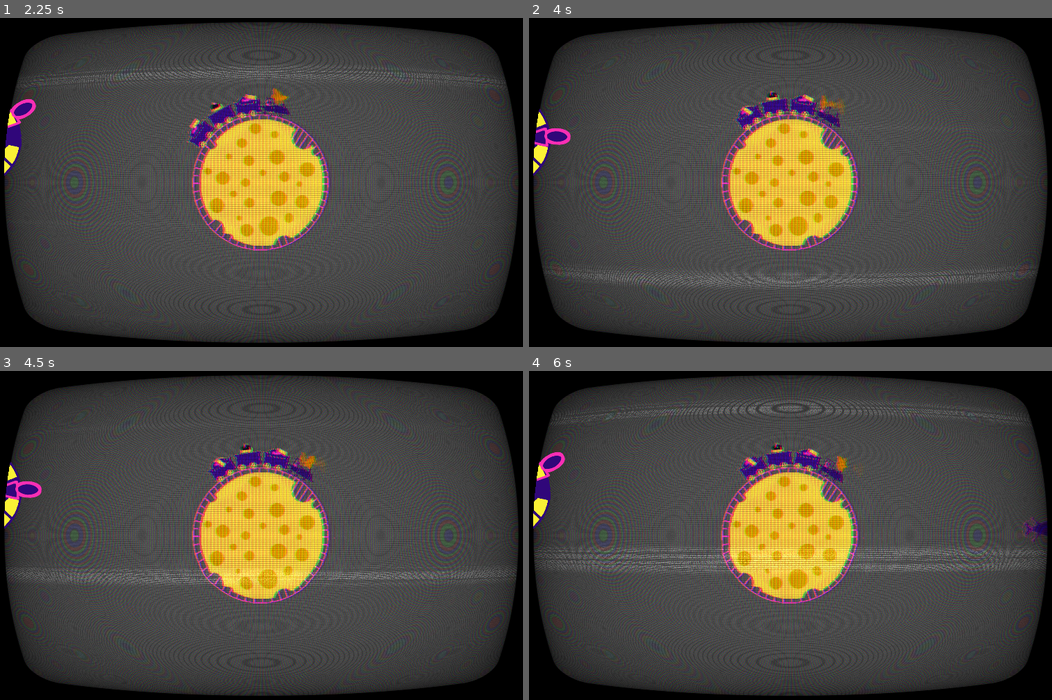
Above: before the commit, frames 1-4 (two rows, left to right).
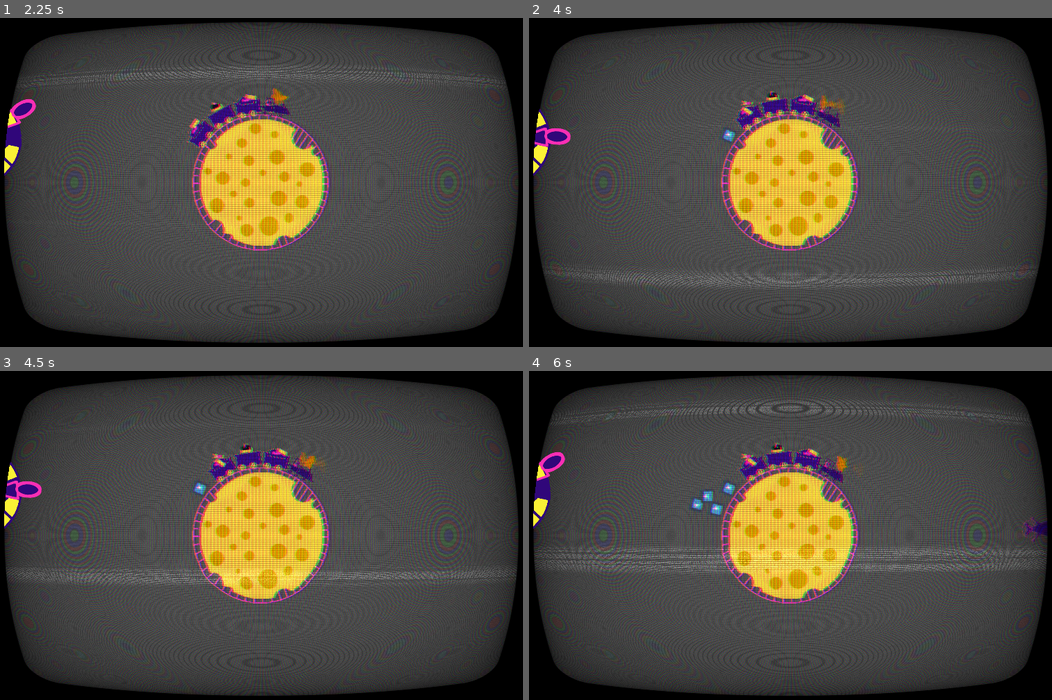
Above: after the commit, the same moments.

Repository: emmdie/MoonGame
Game: Godot game, scene res://scene/Levels/Level.tscn
Same seed, same stepped clock (60 frames per second), same inputs: the game is played once before the commit and once after it. The engine's default icon, where the game draws it, is replaced by a stand-in: a white triangle on a blue panel in a dark square.
Inputs (mouse positions are in pixels of both pictures, inside the frame that each line leads up to):
- Up to frame 1 (2.25 s): move the mouse to (381, 166) at 0.52 s; hold W (speed_up) 0.53-1.28 s; click (381, 166) at 0.6 s; move the mouse to (151, 198) at 1.27 s; hold Down (speed_down) 1.28-2.03 s; tap 1 (select_cart1) at 1.35 s; click (151, 198) at 1.55 s; move the mouse to (319, 106) at 2.02 s; hold W (speed_up) from 2.03 s (still down); tap 2 (select_cart2) at 2.1 s
- Up to frame 2 (4 s): click (848, 106) at 2.3 s; move the mouse to (764, 251) at 2.77 s; tap 3 (select_cart3) at 2.85 s; click (764, 251) at 3.05 s; move the mouse to (957, 235) at 3.52 s; release W (speed_up) at 3.53 s; hold Down (speed_down) from 3.53 s (still down); tap 4 (select_cart4) at 3.6 s; click (957, 235) at 3.8 s
- Up to frame 3 (4.5 s): keep holding Down (speed_down); move the mouse to (94, 482) at 4.27 s; tap 5 (select_cart5) at 4.35 s
- Up to frame 4 (6 s): click (623, 482) at 4.55 s; move the mouse to (816, 535) at 5.02 s; click (816, 535) at 5.1 s; move the mouse to (706, 449) at 5.77 s; release Down (speed_down) at 5.78 s; hold W (speed_up) from 5.78 s (still down); click (706, 449) at 5.85 s

Frame 1 is identical in both runs. In frame 2, less than 0.1% of the frame differs, in the area x 36-65%, y 25-51%; in frame 3, less than 0.1%; in frame 4, 0.3%, in the area x 30-65%, y 25-51%.

Commit message:
add positioning rotated bullets in scene

Diff:
--- a/scene/Train/Turrets/Bullet.tscn
+++ b/scene/Train/Turrets/Bullet.tscn
@@ -14,7 +14,6 @@
 }
 
 [node name="Sprite" type="Sprite" parent="."]
-scale = Vector2( 0.2, 0.2 )
 texture = ExtResource( 1 )
 
 [node name="CollisionShape2D" type="CollisionShape2D" parent="."]
--- a/scene/Train/Turrets/Turrets.gd
+++ b/scene/Train/Turrets/Turrets.gd
@@ -27,10 +27,12 @@
 
 func shoot():
 	var b = Bullet.instance()
+	b.global_position = get_node("Barrel/Muzzle").global_position
+	b.global_rotation =  get_node("Barrel/Muzzle").global_rotation
 	b.connect("hit_mouse", self, "_on_Bullet_hit_mouse")
-	b.transform = get_node("Barrel").transform
-	get_parent().get_parent().get_parent().add_child(b)
-	b.position = get_node("Barrel/Muzzle").position
+
+	get_node('/root').add_child(b)
+
 
 func _on_Bullet_hit_mouse():
 	emit_signal("shot_mouse")
